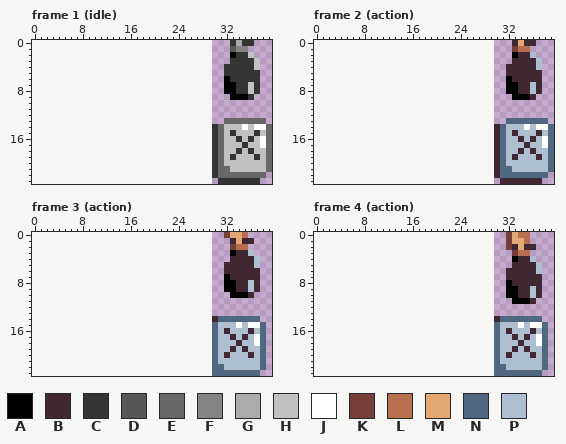
One commit to this pixel-art file: assets/aseprite files/trashDownButton.aseprite. This is how it looked before the edit.
10x24 pixels, 4 frames. Shown: frame 1 (idle), frame 2 (action), frame 3 (action), frame 4 (action). The old version is drawn lined up with the new one, on the new canvas.
Palette (. is transparent): A #000000  B #3f2832  C #343434  D #575757  E #686868  F #848484  G #ababab  H #c1c1c1  J #ffffff  K #743f39  L #b86f50  M #e4a672  N #4f6781  P #afbfd2
Pixels before, frame 1 (idle), first column x 30:
 0 ...CGCC...
 1 ...DFF....
 2 ...ACCH...
 3 ...CCCCH..
 4 ..CCCCCH..
 5 ..CCCCCC..
 6 ..ACCCCC..
 7 ..AACCHC..
 8 ..AACCHC..
 9 ...AAAC...
10 ..........
11 ..........
12 ..........
13 ..EEEEEEE.
14 CEHHHJHJJE
15 CEHCHHHCHE
16 CEHHCHCHJE
17 CEHHHCHHJE
18 CEHHCHCHHE
19 CEHCHHHCHE
20 CEHHHHHHHE
21 CEEHHHHHHE
22 CEEEEEEEE.
23 .CCCCCCC..
Pixels before, frame 2 (action), first column x 30:
 0 ...BMBB...
 1 ...KLL....
 2 ...ABBP...
 3 ...BBBBP..
 4 ..BBBBBP..
 5 ..BBBBBB..
 6 ..ABBBBB..
 7 ..AABBPB..
 8 ..AABBPB..
 9 ...AAAB...
10 ..........
11 ..........
12 ..........
13 ..NNNNNNN.
14 BNPPPJPJJN
15 BNPBPPPBPN
16 BNPPBPBPJN
17 BNPPPBPPJN
18 BNPPBPBPPN
19 BNPBPPPBPN
20 BNPPPPPPPN
21 BNNPPPPPPN
22 BNNNNNNNN.
23 .BBBBBBB..
Pixels before, frame 3 (action), first column x 30:
 0 ..KMML...
 1 ...BMBB..
 2 ...KLL...
 3 ...ABBP..
 4 ...BBBBP.
 5 ..BBBBBP.
 6 ..BBBBBB.
 7 ..ABBBBB.
 8 ..AABBPB.
 9 ..AABBPB.
10 ...AAAB..
11 .........
12 .........
13 .........
14 BNNNNNNN.
15 NPPPJPJJN
16 NPBPPPBPN
17 NPPBPBPJN
18 NPPPBPPJN
19 NPPBPBPPN
20 NPBPPPBPN
21 NPPPPPPPN
22 NNPPPPPPN
23 NNNNNNNN.
Pixels before, frame 4 (action), first column x 30:
 0 ..KMLL...
 1 ..KMML...
 2 ..KBMBB..
 3 ...KLL...
 4 ...ABBP..
 5 ...BBBBP.
 6 ..BBBBBP.
 7 ..BBBBBB.
 8 ..ABBBBB.
 9 ..AABBPB.
10 ..AABBPB.
11 ...AAAB..
12 .........
13 .........
14 BNNNNNNN.
15 NPPPJPJJN
16 NPBPPPBPN
17 NPPBPBPJN
18 NPPPBPPJN
19 NPPBPBPPN
20 NPBPPPBPN
21 NPPPPPPPN
22 NNPPPPPPN
23 NNNNNNNN.
And afterwards:
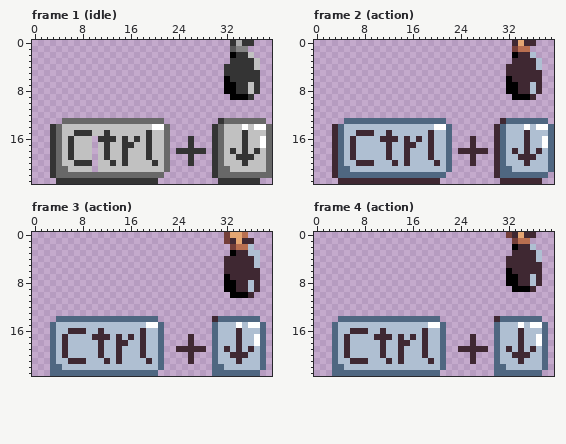
Commit: Button-Sprites für neue Müll-Picking-Steuerung angepasst
Edits made:
canvas 10x24 -> 40x24, the old top-left corner now at 30,0
Changed rows in their new state; - is an unchanged pixel.
Frame 1 (idle):
first column x 3:
13 --EEEEEEEEEEEEEEEEE---------C--------
14 CEHHHHHHHHHHHHHHHJJE-----------------
15 CEHHCCCHHCHHHHHHCHHE----------H-C-H--
16 CEHCHHH-CCCHCHCHCHHE---C-------HCH---
17 CEHCHHH-HCHHCCHHCHHE---C-------------
18 CEHCHHH-HCHHCHHHCHHE-CCCCC----CHCHC--
19 CEHCHHH-HCHHCHHHCHHE---C------HCCCH--
20 CEHHCCC-HHCHCHHHHCHE---C--------C----
21 CEEHHHH-HHHHHHHHHHHE-----------------
22 CEEEEEEEEEEEEEEEEEE-----------------E
23 -CCCCCCCCCCCCCCCCC-------------------
Frame 2 (action):
first column x 3:
13 --NNNNNNNNNNNNNNNNN---------B------
14 BNPPPPPPPPPPPPPPPJJN---------------
15 BNPPBBBPPBPPPPPPBPPN----------P-B-P
16 BNPBPPPPBBBPBPBPBPPN---B-------PBP-
17 BNPBPPPPPBPPBBPPBPPN---B-----------
18 BNPBPPPPPBPPBPPPBPPN-BBBBB----BPBPB
19 BNPBPPPPPBPPBPPPBPPN---B------PBBBP
20 BNPPBBBPPPBPBPPPPBPN---B--------B--
21 BNNPPPPPPPPPPPPPPPPN---------------
22 BNNNNNNNNNNNNNNNNNN----------------
23 -BBBBBBBBBBBBBBBBB-----------------
Frame 3 (action):
first column x 32:
 1 K-----
 2 ----P-
 3 -----P
 4 B-----
first column x 3:
14 -NNNNNNNNNNNNNNNNN----------------
15 NPPPPPPPPPPPPPPPJJN---------------
16 NPPBBBPPBPPPPPPBPPN----------P-B-P
17 NPBPPPPBBBPBPBPBPPN----B------PBP-
18 NPBPPPPPBPPBBPPBPPN----B----------
19 NPBPPPPPBPPBPPPBPPN--BBBBB---BPBPB
20 NPBPPPPPBPPBPPPBPPN----B-----PBBBP
21 NPPBBBPPPBPBPPPPBPN----B-------B--
22 NNPPPPPPPPPPPPPPPPN---------------
23 NNNNNNNNNNNNNNNNNN----------------
Frame 4 (action):
first column x 3:
 0 ------------------------------BMBB-
 1 -----------------------------.KL---
 2 -----------------------------.AB-P-
 3 ------------------------------BBBBP
 4 -----------------------------BB--BP
 5 -----------------------------B----B
 6 -----------------------------A----B
 7 -----------------------------AA--P-
 8 ------------------------------A--P-
 9 -----------------------------.-AAB.
10 -----------------------------......
11 ------------------------------....-
14 -NNNNNNNNNNNNNNNNN-----------------
15 NPPPPPPPPPPPPPPPJJN----------------
16 NPPBBBPPBPPPPPPBPPN----------P-B-P-
17 NPBPPPPBBBPBPBPBPPN----B------PBP--
18 NPBPPPPPBPPBBPPBPPN----B-----------
19 NPBPPPPPBPPBPPPBPPN--BBBBB---BPBPB-
20 NPBPPPPPBPPBPPPBPPN----B-----PBBBP-
21 NPPBBBPPPBPBPPPPBPN----B-------B---
22 NNPPPPPPPPPPPPPPPPN----------------
23 NNNNNNNNNNNNNNNNNN-----------------
